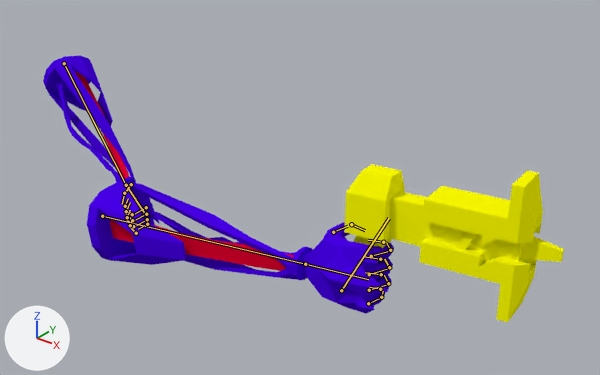
The Blender file Badass_Upgrade/DESIGN/GrupoA/Player/Gun/Armature/Completo.blend: old version first, new version second.
The view is the same before and after, from a camera (50 mm lens) standing at (7.12, -8.5, 4.5) and looking at (0.98, -0.83, -0.25). The axes (+X, +Y, +Z) are drawn at lower left. The lights are the same throughout. Both versions are drawn at frame 161 of the action 'ArmatureAction'; the numbers are the values there. The bones that bend it are drawn over the model as lines.

Names of what the first picture shows: 'Cube.005', 'Gun', 'RArm'.
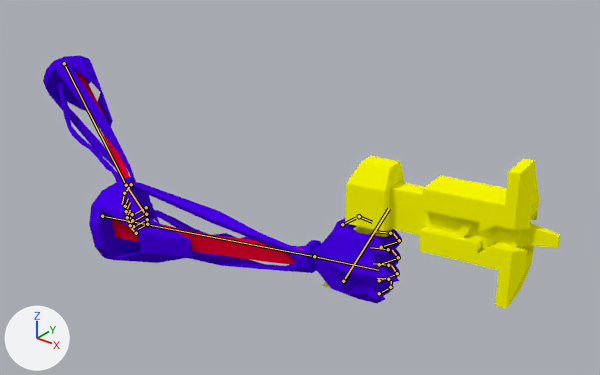
What differs and where, as boxes [x1, y1, x2, y2] in the pictures (600 x 375 px):
'Gun', posed: before [344, 164, 564, 323]; after [323, 156, 560, 308]
'RArm', posed (8% shorter): before [87, 181, 394, 314]; after [89, 181, 402, 303]
bone 'Bone', root to tip: before (102, 216) to (305, 264); after (102, 216) to (314, 256)
bone 'Bone', root to tip: before (341, 290) to (389, 218); after (343, 281) to (389, 208)

What the commit changed:
Bone 'Bone' (bone_bone) turns from (-4, 3, 7) to (-7, 3, 6) degrees about its own x, y and z.
Bone 'Bone' (bone_bone_) moves from (-1.771, -0.529, 1.142) to (-1.842, -0.557, 1.007).
Bone 'Bone' (bone_bone_) turns from (-7, 5, 1) to (-7, 5, 2) degrees about its own x, y and z.
